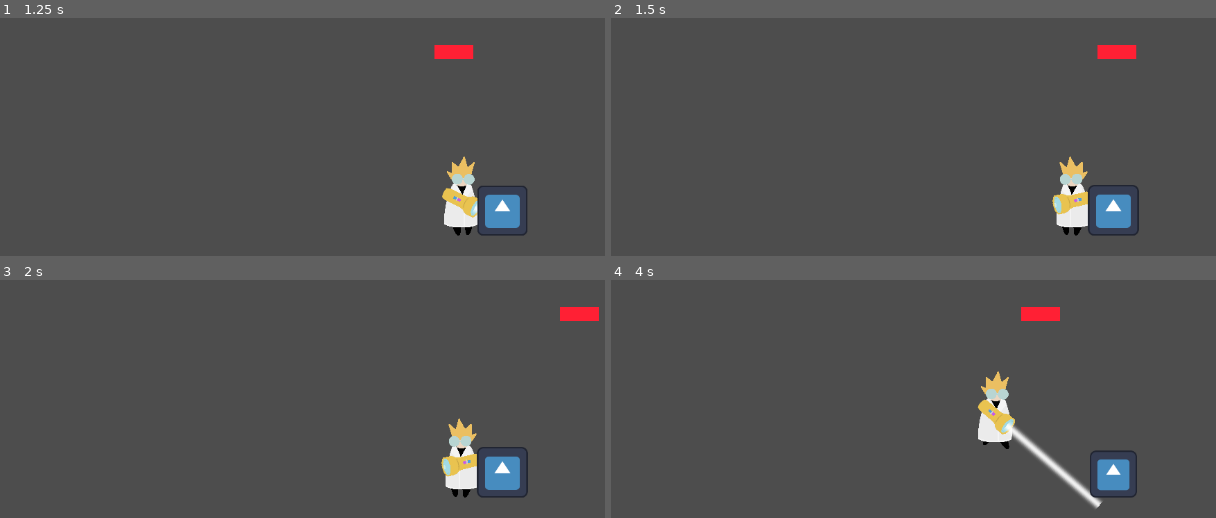
Above: before the commit, frames 1-4 (two rows, left to right).
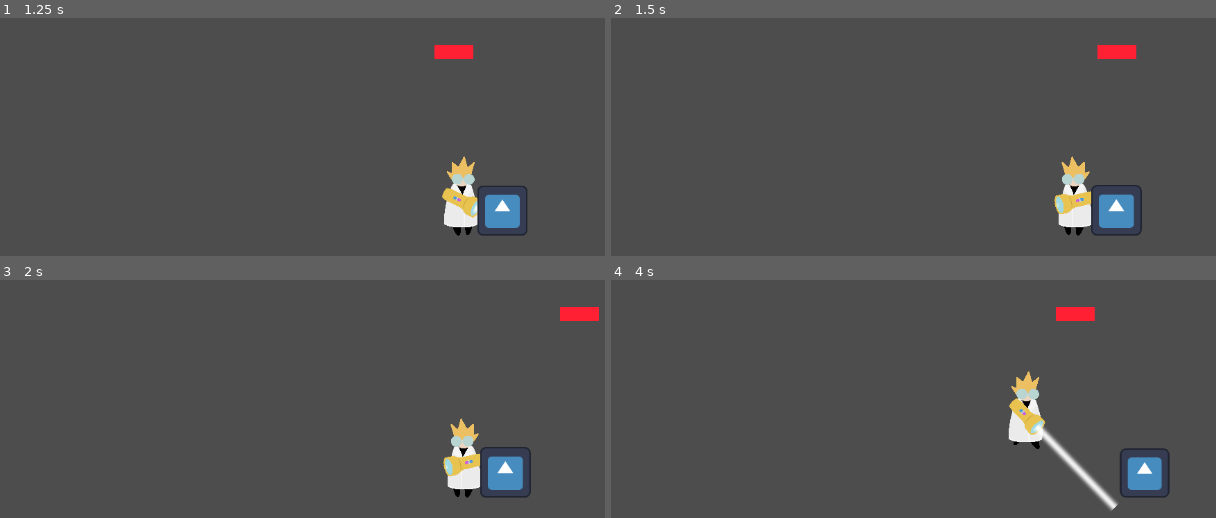
Above: after the commit, the same moments.

Repository: rafesholler/GMTK-2024
Game: Godot game, scene res://Testing/Scenes and Scripts/test_scene.tscn
The game is run twice, just before and just after one commit, with the same random seed, the same clock (stepped at 60 frames per second) and the same inputs. The engine's default icon, where the game draws it, is replaced by a stand-in: a white triangle on a blue panel in a dark square.
Inputs (mouse positions are in pixels of both pictures, inside the frame that each line leads up to):
- Up to frame 1 (1.25 s): tap Enter (ui_accept) at 0.5 s; move the mouse to (508, 220) at 0.52 s; hold D (Right) from 0.53 s (still down); hold E (Enlarge) from 0.53 s (still down); click (508, 220) at 0.67 s; tap Space (Jump) at 0.77 s
- Up to frame 2 (1.5 s): move the mouse to (outside the picture) at 1.27 s; release D (Right) at 1.28 s; release E (Enlarge) at 1.28 s; hold S from 1.28 s (still down); tap Q (Shrink) at 1.35 s
- Up to frame 3 (2 s): keep holding S; tap Space (Jump) at 1.52 s
- Up to frame 4 (4 s): move the mouse to (1022, 406) at 2.02 s; release S at 2.03 s; hold D (Right) 2.03-2.78 s; hold F 2.03-2.78 s; move the mouse to (outside the picture) at 2.77 s; hold W 2.78-3.53 s; tap E (Enlarge) at 2.85 s; click (outside the picture) at 2.92 s; tap Space (Jump) at 3.02, 3.77 s; move the mouse to (outside the picture) at 3.52 s; hold A (Left) from 3.53 s (still down); hold Q (Shrink) from 3.53 s (still down)

Frame 1 is identical in both runs. In frame 2, 1.0% of the frame differs, in the area x 72-88%, y 57-92%; in frame 3, 1.0%; in frame 4, 6.3%, in the area x 60-93%, y 11-98%.

Commit message:
Physics for pushing
pushing stuff

Diff:
--- a/Testing/Scenes and Scripts/object.gd
+++ b/Testing/Scenes and Scripts/object.gd
@@ -27,6 +27,7 @@
 				$Sprite2D.scale += Vector2(.1*delta, .1*delta)
 				$Area2D/CollisionShape2D.scale += Vector2(.1*delta, .1*delta)
 
+
 func _on_area_2d_area_entered(area: Area2D) -> void:
 	scaling = true
 
--- a/characters/player.gd
+++ b/characters/player.gd
@@ -7,6 +7,7 @@
 @export var FRICT = 10.0
 @export var weight = 1
 @export var max_health = 3
+@export var push_force = 50
 var health = max_health
 
 func _physics_process(delta: float) -> void:
@@ -80,6 +81,11 @@
 		$Raygun/Ray.visible = false
 		$Raygun/Ray.monitorable = false
 
+	for i in get_slide_collision_count():
+		var c = get_slide_collision(i)
+		if c.get_collider() is RigidBody2D:
+			c.get_collider().apply_central_impulse(-c.get_normal() * push_force)
+
 	Global.player_vel = velocity
 	Global.player_pos = position
 	move_and_slide()
